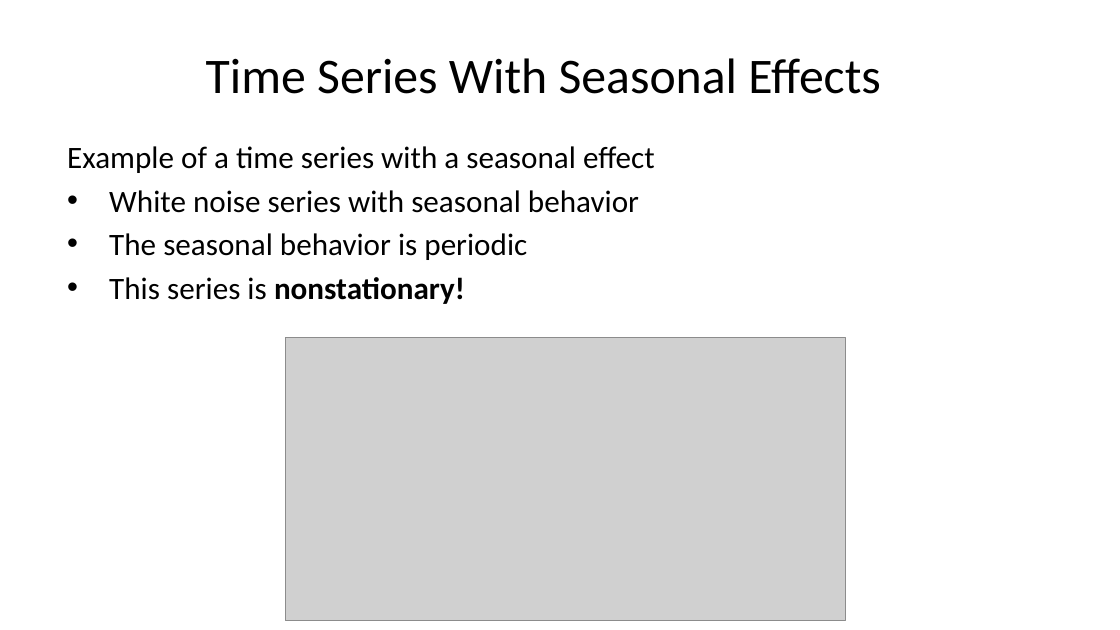
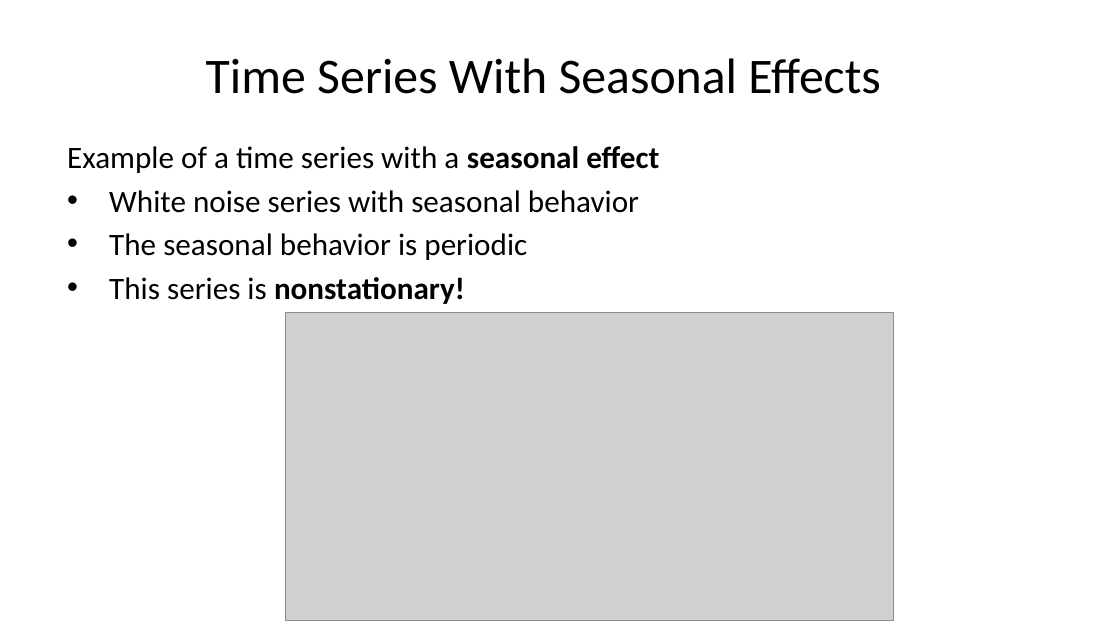
Before and after one commit to StephenElston/CSCI-E-83, a slide deck: slide 40 of LectureSlides/11_PropertiesOfTimeSeries.pptx (slide 35 before the commit). Drawn at 1120x630 pixels with LibreOffice and Linux fonts; fonts in the diff are those of the drawing; grey boxes stand for pictures. Boxes give left, top, right and bottom in pixels: in the first picture for what was removed or moved away, otherwise in the second. Text is boxed around its words. In the diff, an @@ line names an element or a change of style, - is before the commit and + after.

```diff
--- a/LectureSlides/11_PropertiesOfTimeSeries.pptx
+++ b/LectureSlides/11_PropertiesOfTimeSeries.pptx
@@ text at <box>67,146,659,173</box>: bold on in "seasonal effect" @@
@@ picture: place and size @@
-picture at <box>286,337,846,620</box>
+picture at <box>286,312,895,620</box>
```
Also in this commit, not shown: 21 other slides changed, 9 slides added, 1 slide removed.
